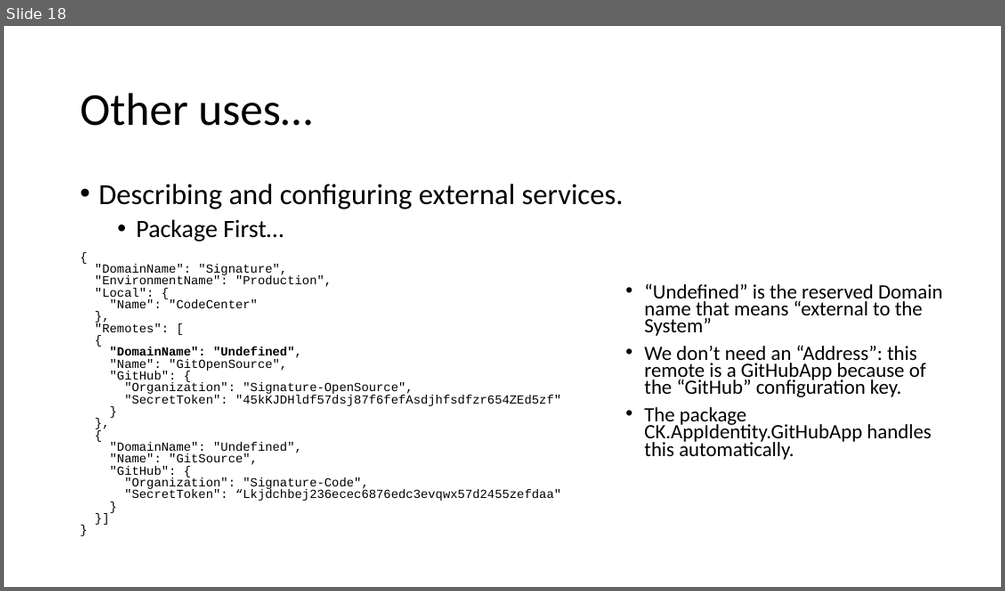
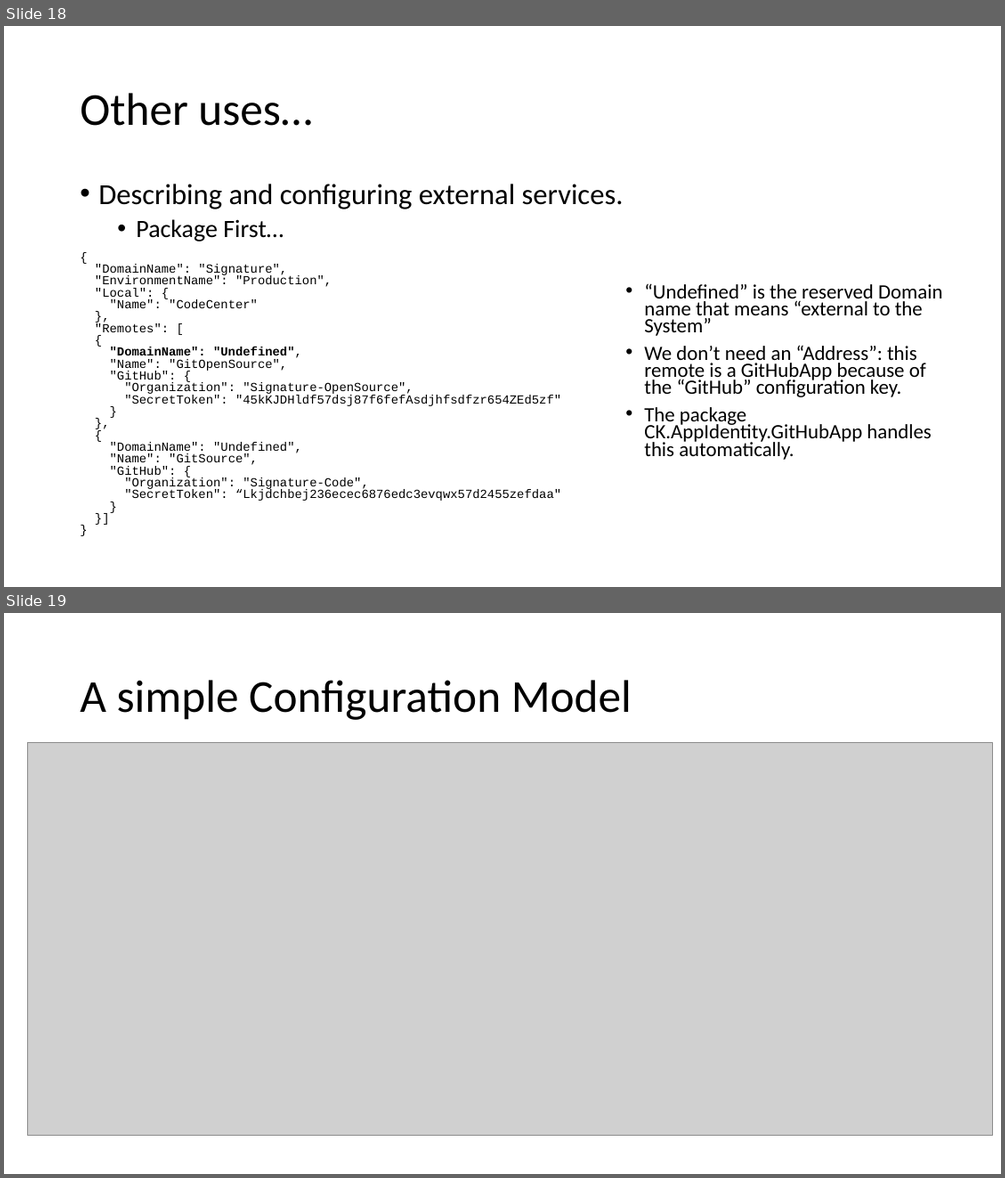
Before and after one commit to signature-opensource/CK-AppIdentity-Transport, a slide deck: Doc/CK-AppIdentity.pptx. Shown one above the other, each under a label of ours: slide 18 before the commit, slides 18 and 19 after it. The pictures are 1005x591 and 1005x1178 pixels, drawn with LibreOffice and Linux fonts; fonts in the diff are those of the drawing; grey boxes stand for pictures. Boxes give left, top, right and bottom in pixels: in the first picture for what was removed or moved away, otherwise in the second. Text is boxed around its words. In the diff, an @@ line names an element or a change of style, - is before the commit and + after.

```diff
--- a/Doc/CK-AppIdentity.pptx
+++ b/Doc/CK-AppIdentity.pptx
@@ slide 19 added at (x1=4, y1=613, x2=1001, y2=1174), background #FFFFFF @@
@@ title added at (x1=80, y1=680, x2=631, y2=720), 44 pt, text #000000 @@
+A simple Configuration Model
@@ picture added at (x1=28, y1=742, x2=993, y2=1135) @@
```
Also in this commit, not shown: 10 other slides added, 47 other files.
